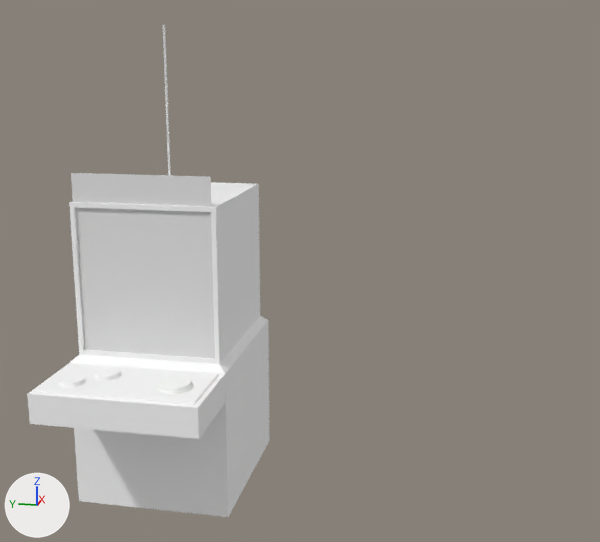
A saved change to the FBX model claw machine.fbx.
Rendered twice from a 50 mm lens placed at (-5.52, -2.05, 2.12), pointed at (-0.24, -0.99, 0.8). The lights are fixed; the arrows at lower left show +X, +Y and +Z. Where no turn or scale is listed for an object, it has been applied to the vertices. Vertices at the same position are counted once.

The older version as bpy lines, for what is in view:
```python
me_cube_005 = bpy.data.meshes.new('Cube.005')
me_cube_005.from_pydata(...)  # 37 vertices, 32 faces; spans x -0.55..0.68, y -0.55..0.55, z -0.89..1.49
me_cube_005.materials.append(mat_machine)  # its picture is missing
me_cube_007 = bpy.data.meshes.new('Cube.007')
me_cube_007.from_pydata(...)  # 24 vertices, 22 faces; spans x -0.466..0.1, y -1.002..0.1, z -0.1..0.112
me_cube_007.materials.append(mat_machine)  # its picture is missing
me_cube_010 = bpy.data.meshes.new('Cube.010')
me_cube_010.from_pydata(...)  # 8 vertices, 6 faces; spans x -0.483..-0.469, y -0.466..0.483, z 0.23..1.45
me_cube_010.materials.append(mat_verre)  # its picture is missing
ob_help_base = bpy.data.objects.new('help base', me_cube_007)
ob_help_base.location = (-0.651, 0.452, 0.057)
ob_machine = bpy.data.objects.new('machine', me_cube_005)
ob_machine.location = (0.0, 0.0, 0.0)
ob_verre_machine = bpy.data.objects.new('verre machine', me_cube_010)
ob_verre_machine.location = (0.0, 0.0, 0.0)
```
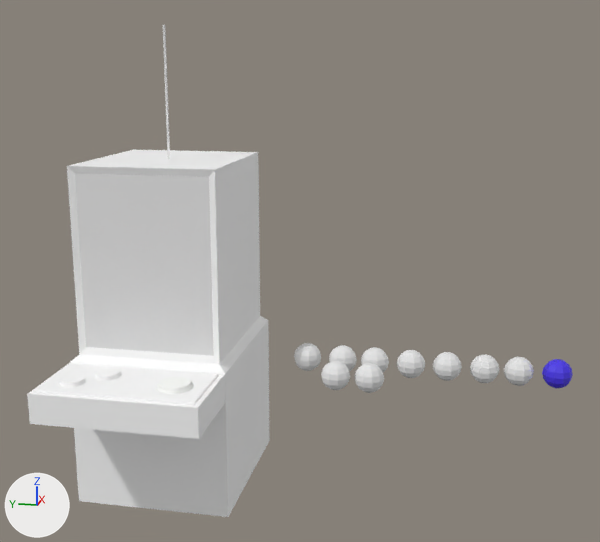
Commit message: machine faite

Patch to the scene script:
```diff
--- a/claw machine.fbx.py
+++ b/claw machine.fbx.py
@@ me_cube_005 @@
-me_cube_005.from_pydata(...)  # 37 vertices, 32 faces; spans x -0.55..0.68, y -0.55..0.55, z -0.89..1.49
+me_cube_005.from_pydata(...)  # 339 vertices, 352 faces; spans x -0.55..0.68, y -0.55..0.55, z -0.89..1.5
+# me_cube_005 part 1: 12 vertices moved from x -0.5..0.62, y -0.5..0.5, z 0.24..1.26 to x -0.5..0.62, y -0.5..0.5, z 0.26..1.5
 me_cube_005.materials.append(mat_machine)
@@ ob_sphere_5 @@
+ob_sphere_5 = bpy.data.objects.new('Sphere 5', me_sphere_007)  # a UV sphere (10 segments, 8 rings, poles along z) spanning x -0.095..0.095, y -0.1..0.1, z -0.1..0.1; in mat_sphere_5 (its picture is missing)
+ob_sphere_5.location = (0.072, -1.978, 0.09)
@@ ob_sphere_7 @@
+ob_sphere_7 = bpy.data.objects.new('Sphere 7', me_sphere_010)  # a UV sphere (10 segments, 8 rings, poles along z) spanning x -0.095..0.095, y -0.1..0.1, z -0.1..0.1; in mat_sphere_7 (its picture is missing)
+ob_sphere_7.location = (0.072, -2.463, 0.09)
@@ ob_sphere_quit @@
+ob_sphere_quit = bpy.data.objects.new('Sphere quit', me_sphere_014)  # a UV sphere (10 segments, 8 rings, poles along z) spanning x -0.095..0.095, y -0.1..0.1, z -0.1..0.1; in mat_sphere_quit (its picture is missing)
+ob_sphere_quit.location = (-0.255, -1.471, 0.09)
@@ ob_sphere_3 @@
+ob_sphere_3 = bpy.data.objects.new('Sphere 3', me_sphere_004)  # a UV sphere (10 segments, 8 rings, poles along z) spanning x -0.095..0.095, y -0.1..0.1, z -0.1..0.1; in mat_sphere_3 (its picture is missing)
+ob_sphere_3.location = (0.072, -1.471, 0.09)
@@ ob_sphere_settings @@
+ob_sphere_settings = bpy.data.objects.new(' Sphere settings', me_sphere_013)  # a UV sphere (10 segments, 8 rings, poles along z) spanning x -0.095..0.095, y -0.1..0.1, z -0.1..0.1; in mat_sphere_settings (its picture is missing)
+ob_sphere_settings.location = (-0.255, -1.242, 0.09)
@@ ob_sphere_2 @@
+ob_sphere_2 = bpy.data.objects.new(' Sphere 2', me_sphere_003)  # a UV sphere (10 segments, 8 rings, poles along z) spanning x -0.095..0.095, y -0.1..0.1, z -0.1..0.1; in mat_sphere_2 (its picture is missing)
+ob_sphere_2.location = (0.072, -1.242, 0.09)
@@ ob_sphere_8 @@
+ob_sphere_8 = bpy.data.objects.new('Sphere 8', me_sphere_012)  # a UV sphere (10 segments, 8 rings, poles along z) spanning x -0.095..0.095, y -0.1..0.1, z -0.1..0.1; in mat_sphere_8 (its picture is missing)
+ob_sphere_8.location = (0.072, -2.719, 0.09)
@@ ob_sphere_4 @@
+ob_sphere_4 = bpy.data.objects.new('Sphere 4', me_sphere_005)  # a UV sphere (10 segments, 8 rings, poles along z) spanning x -0.095..0.095, y -0.1..0.1, z -0.1..0.1; in mat_sphere_4 (its picture is missing)
+ob_sphere_4.location = (0.072, -1.727, 0.09)
@@ ob_sphere_1 @@
+ob_sphere_1 = bpy.data.objects.new('Sphere 1', me_sphere_001)  # a UV sphere (10 segments, 8 rings, poles along z) spanning x -0.095..0.095, y -0.1..0.1, z -0.1..0.1; in mat_sphere_1 (its picture is missing)
+ob_sphere_1.location = (0.072, -0.986, 0.09)
@@ ob_sphere_6 @@
+ob_sphere_6 = bpy.data.objects.new('Sphere 6', me_sphere_008)  # a UV sphere (10 segments, 8 rings, poles along z) spanning x -0.095..0.095, y -0.1..0.1, z -0.1..0.1; in mat_sphere6 (its picture is missing)
+ob_sphere_6.location = (0.072, -2.234, 0.09)
```

What differs and where, as boxes (x1, y1, x2, y2) in the pictures (600 x 542 px; the box of a moved part takes in the faces that stretch with it):
'machine', reshaped (10% taller)
    before: (69, 182, 270, 517)
    after: (67, 150, 270, 517)
'Sphere 8', added (blue)
    after: (542, 359, 573, 389)
'Sphere quit', added
    after: (355, 363, 384, 393)
'Sphere 7', added
    after: (504, 357, 534, 386)
' Sphere settings', added
    after: (321, 361, 350, 390)
'Sphere 6', added
    after: (470, 354, 499, 383)
'Sphere 5', added
    after: (433, 352, 462, 381)
'Sphere 4', added
    after: (397, 350, 425, 378)
'Sphere 1', added
    after: (294, 343, 321, 371)
' Sphere 2', added
    after: (329, 345, 357, 371)
'Sphere 3', added
    after: (361, 347, 389, 372)
part 1 of me_cube_005, moved or reshaped
    before: (69, 182, 260, 364)
    after: (67, 150, 260, 364)
